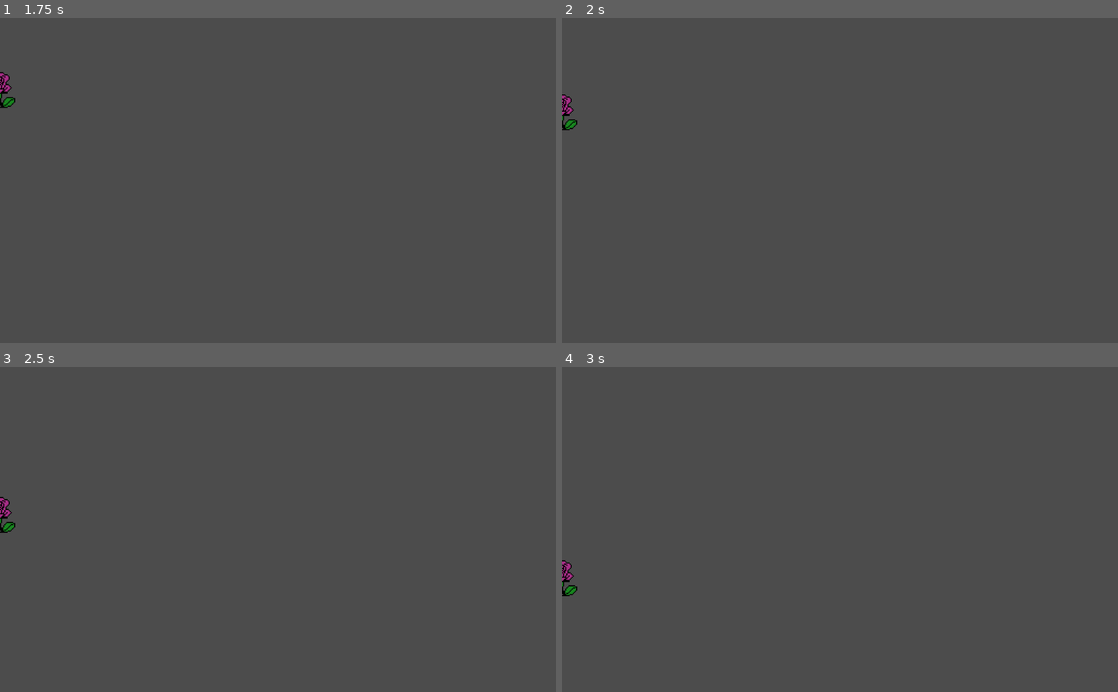
Above: before the commit, frames 1-4 (two rows, left to right).
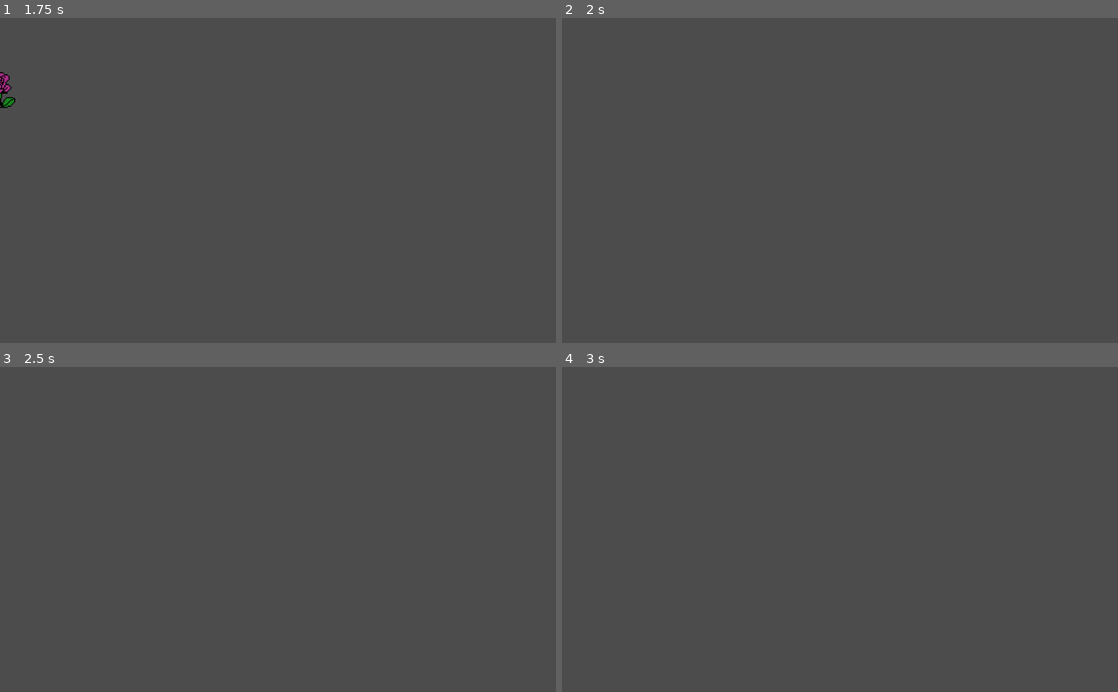
Above: after the commit, the same moments.

Repository: Draikon/TheLittleTechniker
Game: Godot game, scene res://Flower.tscn
Same seed, same stepped clock (60 frames per second), same inputs: the game is played once before the commit and once after it. The project has no main scene, so this scene is started directly.
Inputs:
- Up to frame 1 (1.75 s): hold Right (ui_right) from 0.53 s (still down); tap Space (ui_select) at 0.77, 1.52 s
- Up to frame 2 (2 s): keep holding Right (ui_right)
- Up to frame 3 (2.5 s): release Right (ui_right) at 2.03 s; hold Left (ui_left) from 2.03 s (still down)
- Up to frame 4 (3 s): release Left (ui_left) at 2.78 s; hold Right (ui_right) from 2.78 s (still down)

Frame 1 is identical in both runs. In frame 2, 0.2% of the frame differs, in the area x 0-3%, y 23-35%; in frame 3, 0.2%; in frame 4, 0.2%, in the area x 0-3%, y 59-71%.

Commit message:
Flower TTD

Diff:
--- a/Flower.gd
+++ b/Flower.gd
@@ -1,16 +1,9 @@
 extends RigidBody2D
 
+var ttl = 2;
 
-# Declare member variables here. Examples:
-# var a = 2
-# var b = "text"
+func _process(delta):
+	ttl -= delta
 
-
-# Called when the node enters the scene tree for the first time.
-func _ready():
-	pass # Replace with function body.
-
-
-# Called every frame. 'delta' is the elapsed time since the previous frame.
-#func _process(delta):
-#	pass
+	if ttl < 0:
+		self.get_parent().remove_child(self)
--- a/Player.gd
+++ b/Player.gd
@@ -37,5 +37,3 @@
 	f.gravity_scale = 10
 
 	self.get_parent().add_child(f);
-
-	pass
